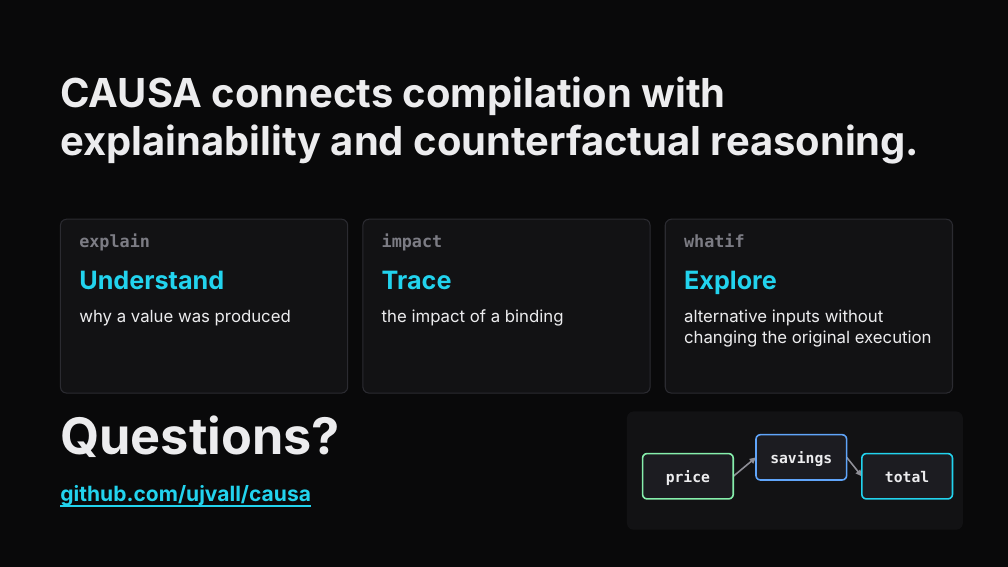
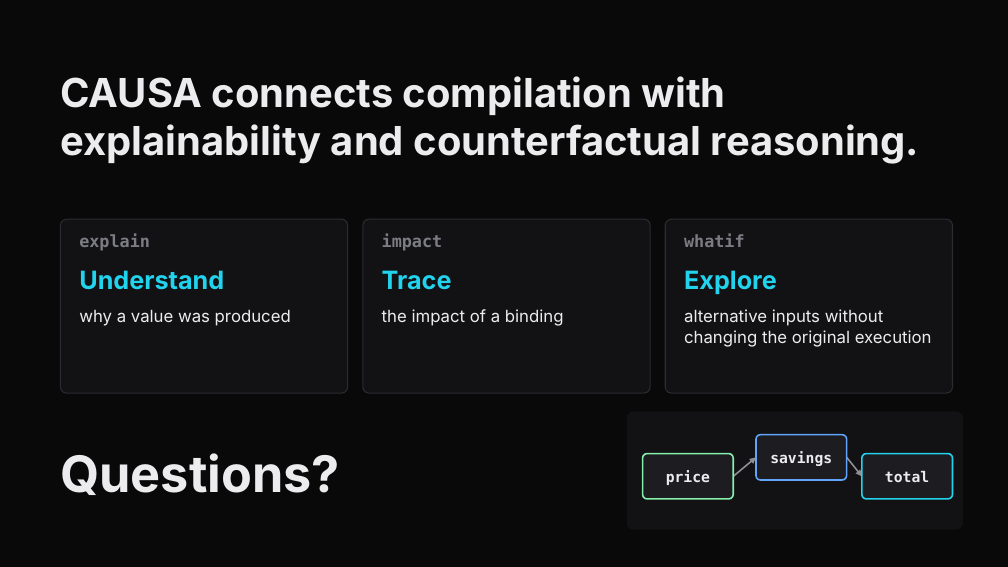
Before and after one commit to ujvall/Causa, a slide deck: slide 20 of presentation/CAUSA_Final_Presentation.pptx. Drawn at 1008x567 pixels with LibreOffice and Linux fonts; fonts in the diff are those of the drawing. Boxes give left, top, right and bottom in pixels: in the first picture for what was removed or moved away, otherwise in the second. Text is boxed around its words. In the diff, an @@ line names an element or a change of style, - is before the commit and + after.

```diff
--- a/presentation/CAUSA_Final_Presentation.pptx
+++ b/presentation/CAUSA_Final_Presentation.pptx
@@ text "Questions?": place and size @@
-text "Questions?" at <box>60,415,339,457</box>
+text "Questions?" at <box>60,453,339,495</box>
@@ text removed at <box>60,485,311,506</box> @@
-github.com/ujvall/causa
```
Also in this commit, not shown: 1 slide added, 3 other files.
